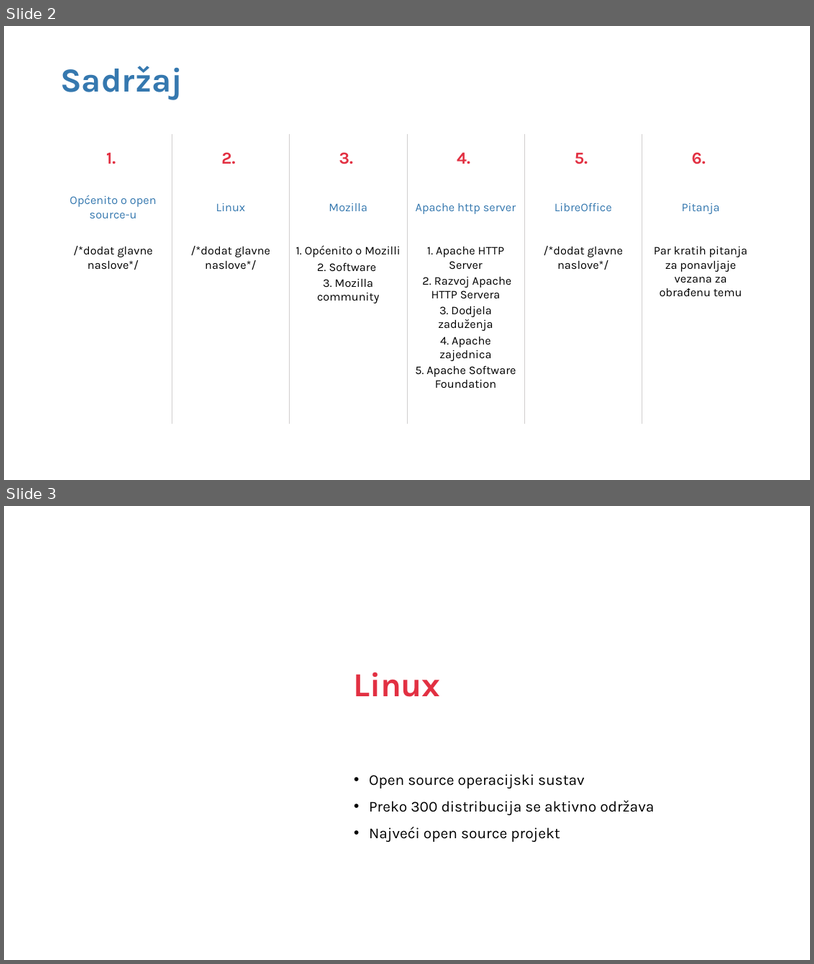
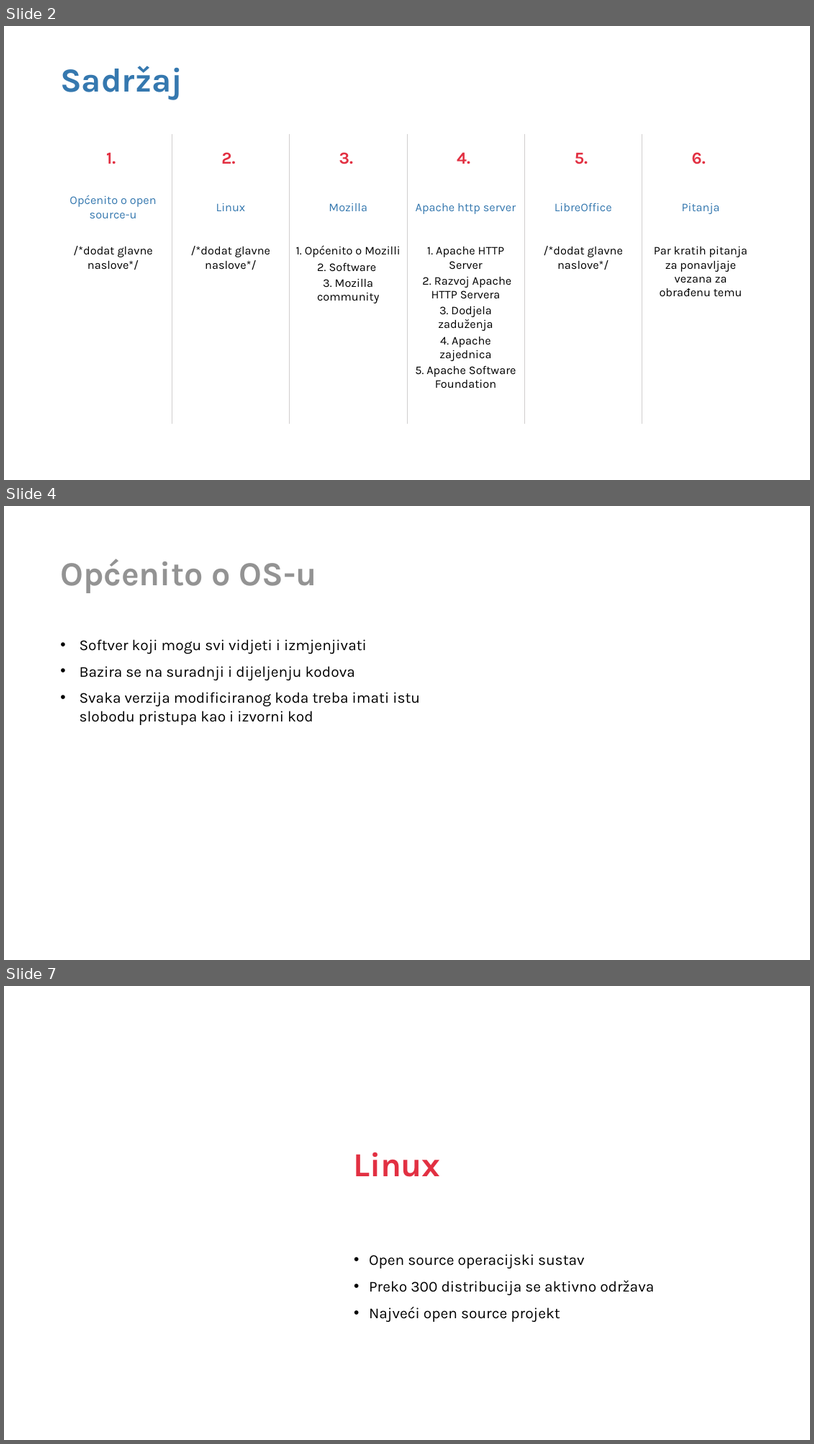
Before and after one commit to CvetkovskiIvor/ProgramskoInzenjerstvoSeminar, a slide deck: Open Source Prezentacija.pptx. Shown one above the other, each under a label of ours: slides 2 and 3 before the commit, slides 2, 4 and 7 after it; the slides between them are not shown. The pictures are 814x964 and 814x1444 pixels, drawn with LibreOffice and Linux fonts; fonts in the diff are those of the drawing; background and template pictures are left out. Boxes give left, top, right and bottom in pixels: in the first picture for what was removed or moved away, otherwise in the second. Text is boxed around its words. In the diff, an @@ line names an element or a change of style, - is before the commit and + after.

```diff
--- a/Open Source Prezentacija.pptx
+++ b/Open Source Prezentacija.pptx
@@ slide 4 added at [4, 506, 810, 960], background #FFFFFF @@
@@ title added at [60, 559, 317, 593], 40 pt, text #939393, bold @@
+Općenito o OS-u
@@ text added at [80, 639, 420, 725], 18 pt, text #000000 @@
+• Softver koji mogu svi vidjeti i izmjenjivati
+• Bazira se na suradnji i dijeljenju kodova
+• Svaka verzija modificiranog koda treba imati istu slobodu pristupa kao i izvorni kod
@@ what was slide 3 is now slide 7 @@
```
Also in this commit, not shown: 3 other slides added.
